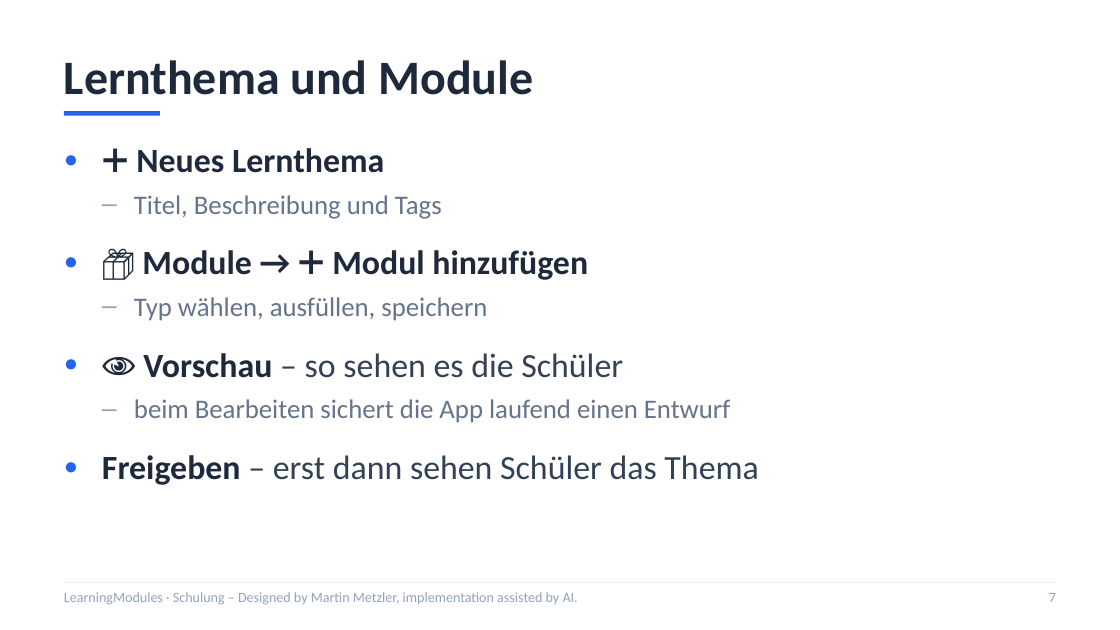
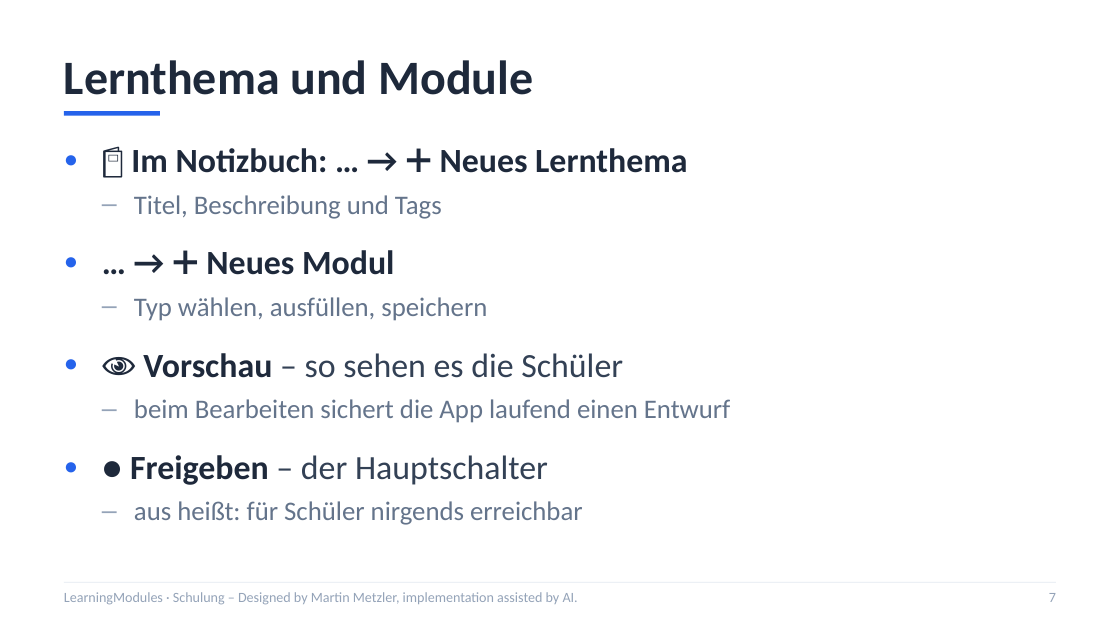
Before and after one commit to mmetzler-fes/LearningModules, a slide deck: slide 7 of schulung/LearningModules-Schulung.pptx. Drawn at 1120x630 pixels with LibreOffice and Linux fonts; fonts in the diff are those of the drawing. Boxes give left, top, right and bottom in pixels: in the first picture for what was removed or moved away, otherwise in the second. Text is boxed around its words. In the diff, an @@ line names an element or a change of style, - is before the commit and + after.

```diff
--- a/schulung/LearningModules-Schulung.pptx
+++ b/schulung/LearningModules-Schulung.pptx
@@ text at bbox=[131, 148, 687, 173]: text changed @@
-● ➕ Neues Lernthema
+● 📓 Im Notizbuch: … → ➕ Neues Lernthema
@@ text at bbox=[206, 250, 394, 275]: text changed @@
-● 📦 Module → ➕ Modul hinzufügen
+● … → ➕ Neues Modul
@@ text at bbox=[130, 455, 583, 525]: text changed; size 24 to 19 pt; text colour #334155 to #64748B @@
-● Freigeben – erst dann sehen Schüler das Thema
+● ● Freigeben – der Hauptschalter
+  – aus heißt: für Schüler nirgends erreichbar
```
Also in this commit, not shown: 8 other slides changed, 5 slides added, 5 other files.
